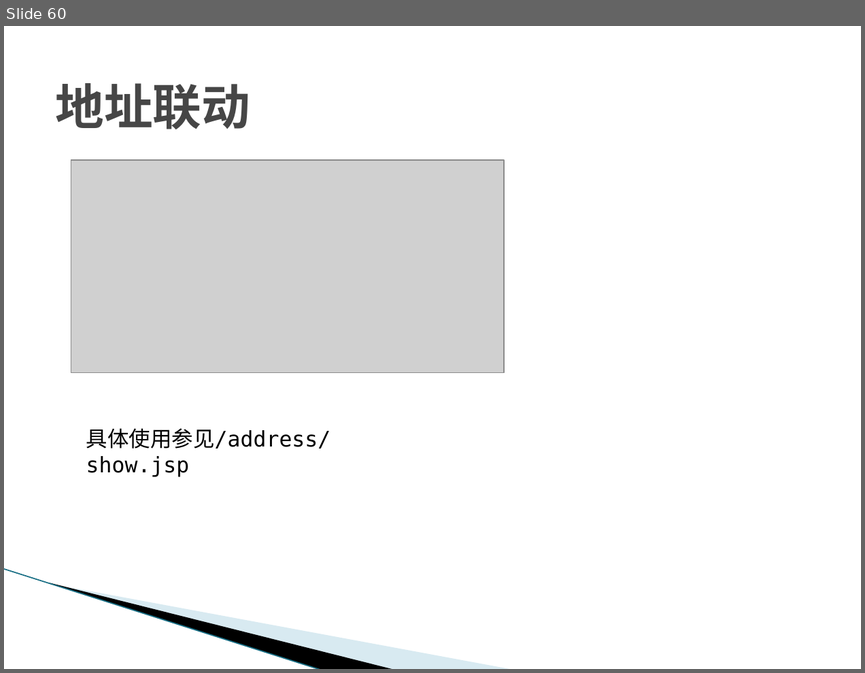
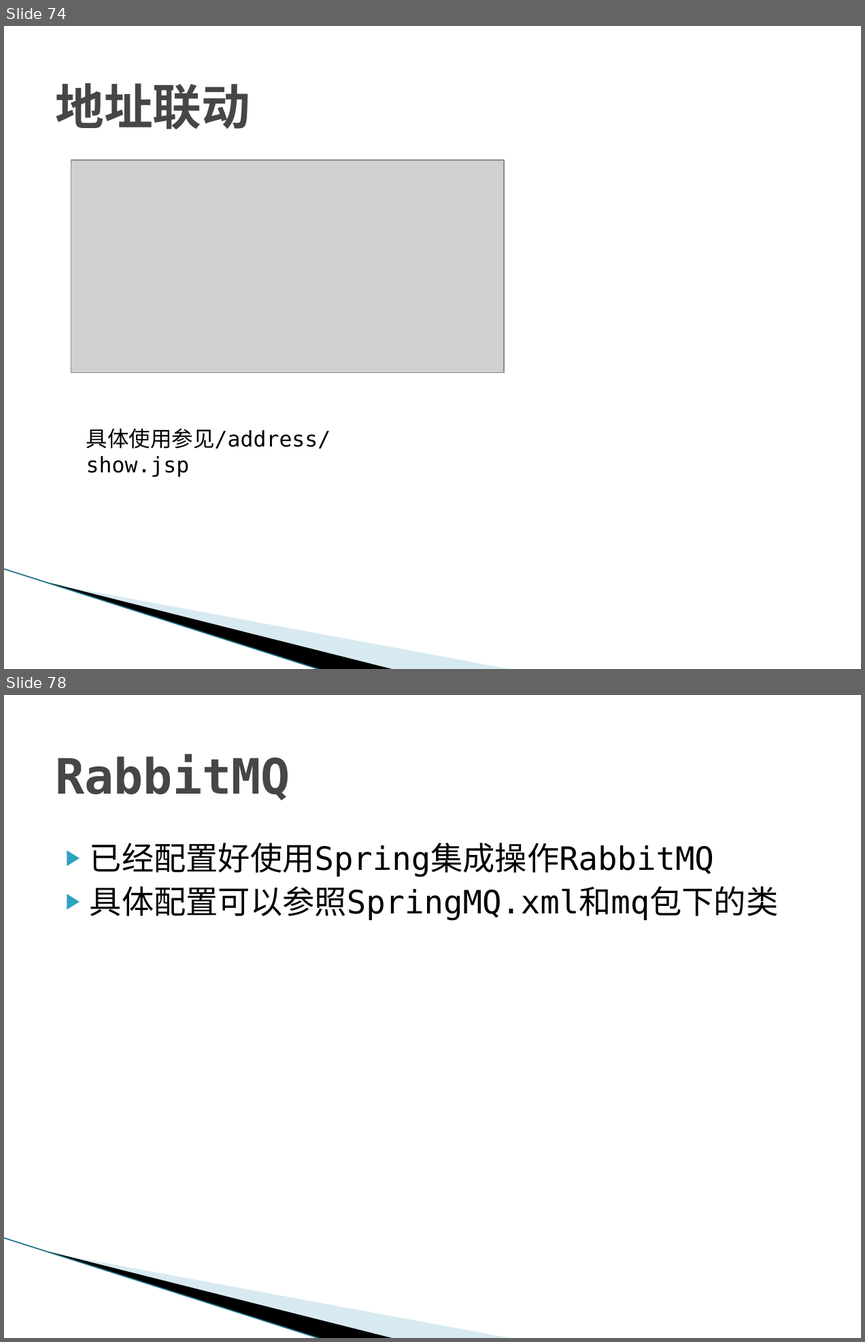
Before and after one commit to SunflowersOfJava/simba, a slide deck: doc/框架使用说明_1.1.15.pptx. Shown one above the other, each under a label of ours: slide 60 before the commit, slides 74 and 78 after it; the slides between them are not shown. The pictures are 865x673 and 865x1342 pixels, drawn with LibreOffice and Linux fonts; fonts in the diff are those of the drawing; grey boxes stand for pictures; background and template pictures are left out. Boxes give left, top, right and bottom in pixels: in the first picture for what was removed or moved away, otherwise in the second. Text is boxed around its words. In the diff, an @@ line names an element or a change of style, - is before the commit and + after.

```diff
--- a/doc/框架使用说明_1.1.15.pptx
+++ b/doc/框架使用说明_1.1.15.pptx
@@ slide 78 added at [4, 695, 861, 1338], background #FFFFFF; not listed: 3 template elements that a slide beside it also shows @@
@@ title added at [55, 754, 290, 800], 41 pt, text #464646, bold @@
+RabbitMQ
@@ text added at [90, 843, 779, 920], 27 pt, text #000000 @@
+▶ 已经配置好使用Spring集成操作RabbitMQ
+▶ 具体配置可以参照SpringMQ.xml和mq包下的类
@@ what was slide 60 is now slide 74 @@
```
Also in this commit, not shown: 4 slides changed, 25 other slides added, 6 slides removed.
